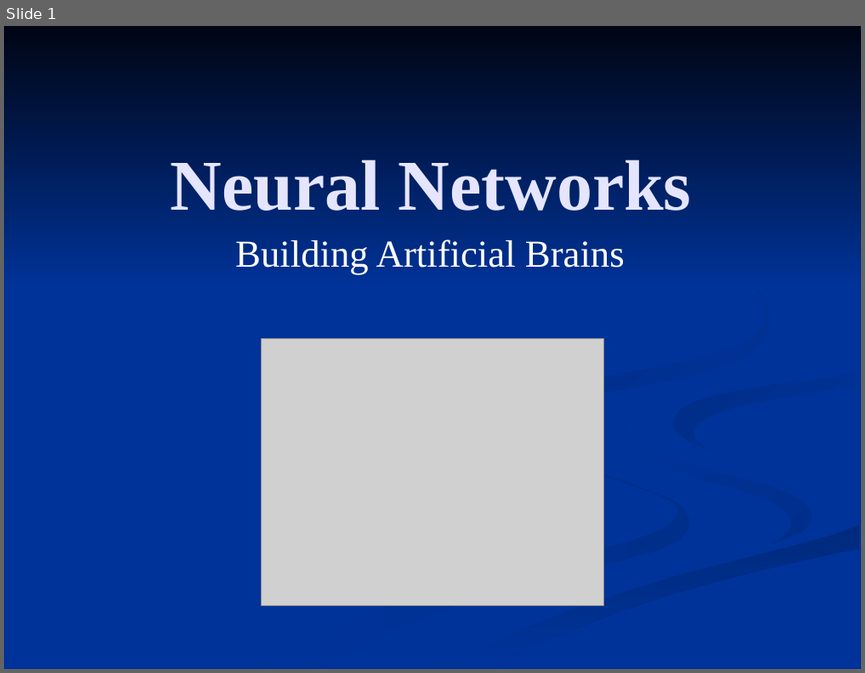
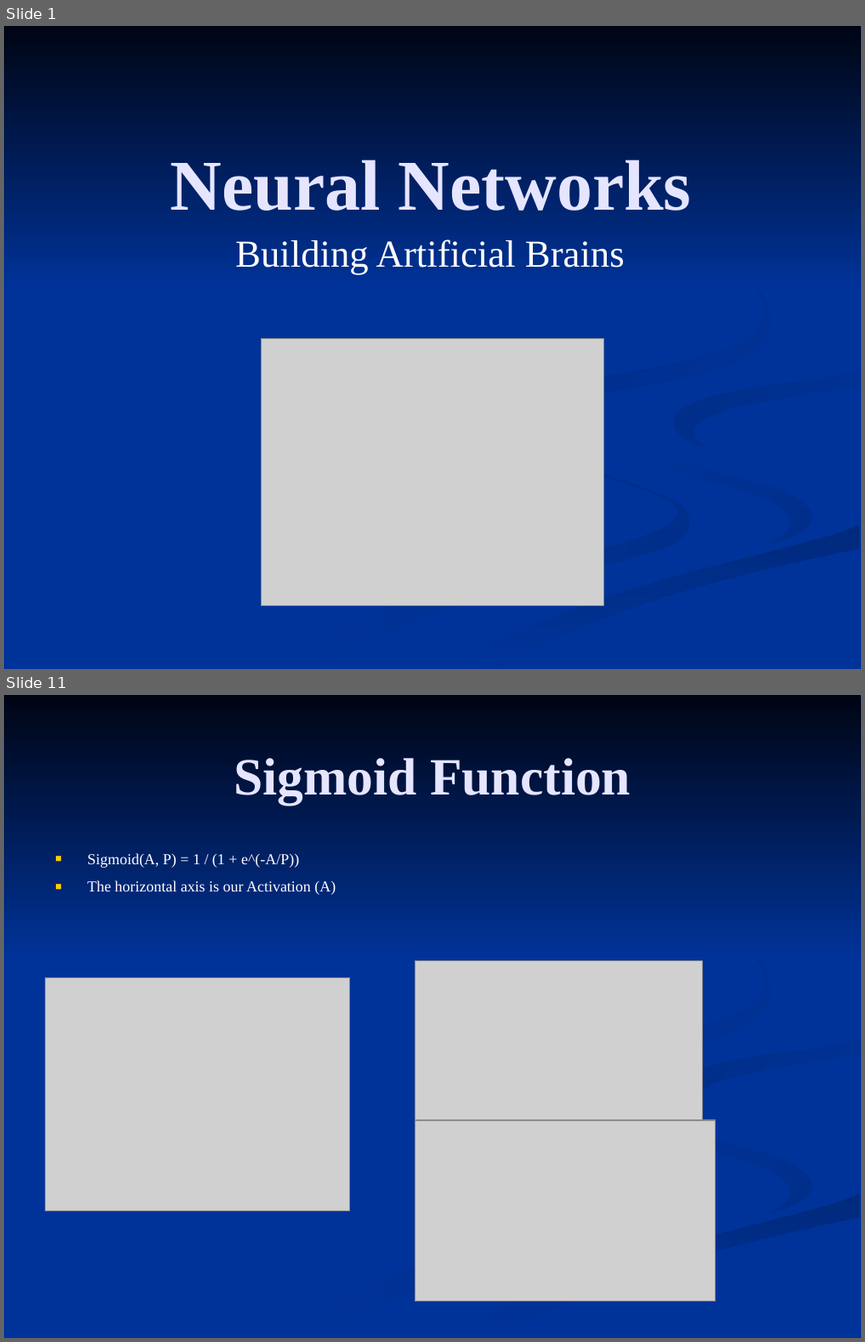
Before and after one commit to FleepyBeepy/Artificial-Intelligence, a slide deck: Lecture Slides/8.2 - Neural Networks.ppt. Shown one above the other, each under a label of ours: slide 1 before the commit, slides 1 and 11 after it; the slides between them are not shown. The pictures are 865x673 and 865x1342 pixels, drawn with LibreOffice and Linux fonts; fonts in the diff are those of the drawing; grey boxes stand for pictures. Boxes give left, top, right and bottom in pixels: in the first picture for what was removed or moved away, otherwise in the second. Text is boxed around its words. In the diff, an @@ line names an element or a change of style, - is before the commit and + after.

```diff
--- a/Lecture Slides/8.2 - Neural Networks.ppt
+++ b/Lecture Slides/8.2 - Neural Networks.ppt
@@ slide 11 added at <box>4,695,861,1338</box>, background #003399; not listed: 7 template elements that a slide beside it also shows @@
@@ title added at <box>234,758,630,805</box>, 44 pt, text #E5E5FF, bold @@
+Sigmoid Function
@@ text added at <box>87,853,336,895</box>, 12.8 pt, text #FFFFFF @@
+■ Sigmoid(A, P) = 1 / (1 + e^(-A/P))
+■ The horizontal axis is our Activation (A)
@@ picture added at <box>415,960,703,1123</box> @@
@@ picture added at <box>45,978,349,1210</box> @@
@@ picture added at <box>415,1120,715,1301</box> @@
```
Also in this commit, not shown: 3 other slides changed, 14 other slides added, 2 slides removed.
